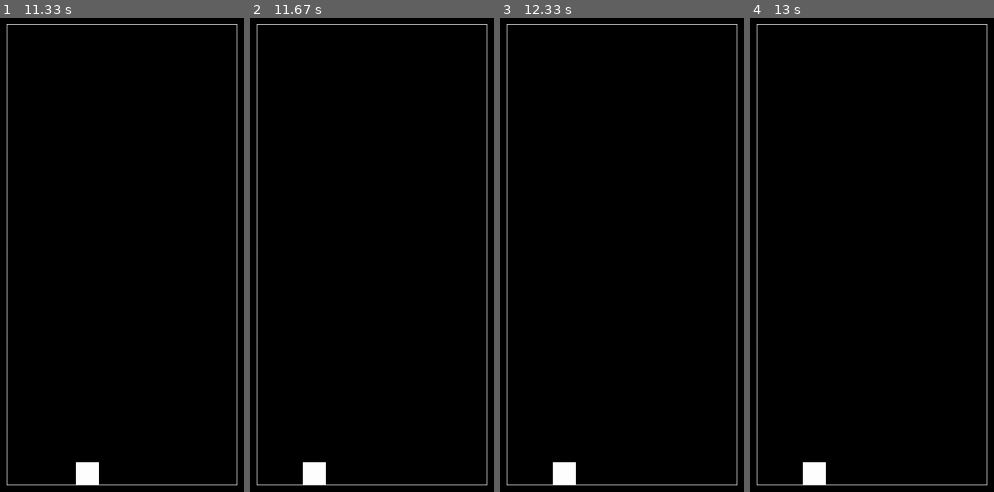
Above: before the commit, frames 1-4 (left to right).
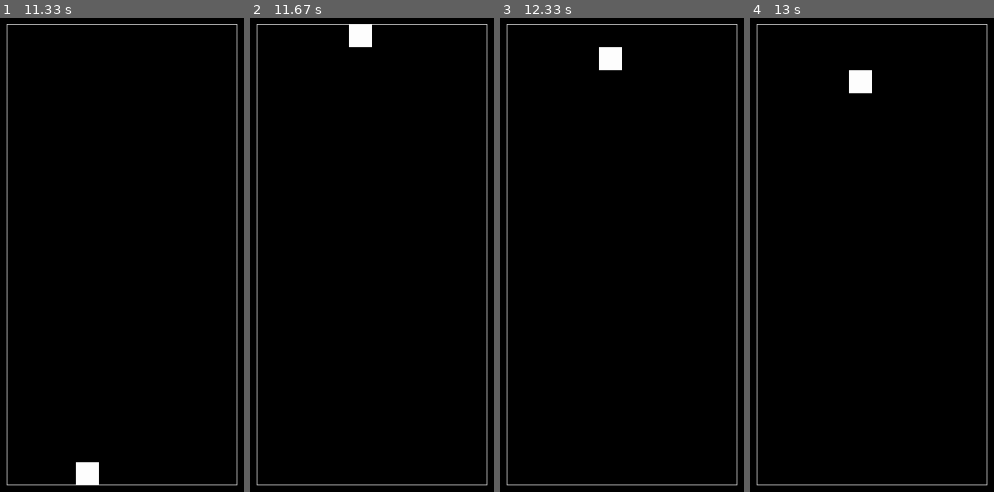
Above: after the commit, the same moments.

Repository: funa4i/pygame_tetris
Game: pygame game, started from main.py
Same seed, same stepped clock (60 frames per second), same inputs: the game is played once before the commit and once after it.
Inputs:
- Up to frame 1 (11.33 s): hold A 0.33-0.87 s; hold A 0.9-1.3 s; hold D 1.33-1.97 s; hold A 2-2.47 s; hold D 2.5-2.97 s; hold D 3-3.47 s; hold A 3.5-4.03 s; hold A 4.07-4.47 s; hold D 4.5-5.13 s; hold A 5.17-5.63 s; hold D 5.67-6.13 s; hold D 6.17-6.63 s; hold A 6.67-7.2 s; hold A 7.23-7.63 s; hold D 7.67-8.3 s; hold A 8.33-8.8 s; hold D 8.83-9.3 s; hold D 9.33-9.8 s; hold A 9.83-10.37 s; hold A 10.4-10.8 s; hold D from 10.83 s (still down)
- Up to frame 2 (11.67 s): release D at 11.47 s; hold A from 11.5 s (still down)
- Up to frame 3 (12.33 s): release A at 11.97 s
- Up to frame 4 (13 s): no input

Frame 1 is identical in both runs. In frame 2, 1.0% of the frame differs, in the area x 21-50%, y 1-99%; in frame 3, 1.0%; in frame 4, 1.0%.

Commit message:
test_commit

Diff:
--- a/main.py
+++ b/main.py
@@ -28,7 +28,10 @@
 
 
     def drop_item(self):
+        global pos_y_global, flag
         if pos_y_global % 35 == 0:
+            if not flag:
+                self.pole[0][4] = 1
             self.pos_y = pos_y_global
             self.a += 1
             self.pole[self.a][self.b] = 1
@@ -53,7 +56,6 @@
         if event.type == pygame.KEYDOWN:
             if flag:
                 if event.key == pygame.K_a:
-                    print(play.pos_x)
                     if play.pos_x != 250:
                         play.pos_x -= 35
                 if event.key == pygame.K_d:
@@ -71,6 +73,10 @@
         pos_y_global += 100 // fps
     else:
         flag = False
+        pos_y_global = 30
+        play.a = 0
+        play.b = 4
+        play.pos_x = 250 + (35 * play.b)
     clock.tick(fps)
 
     pygame.display.flip()
